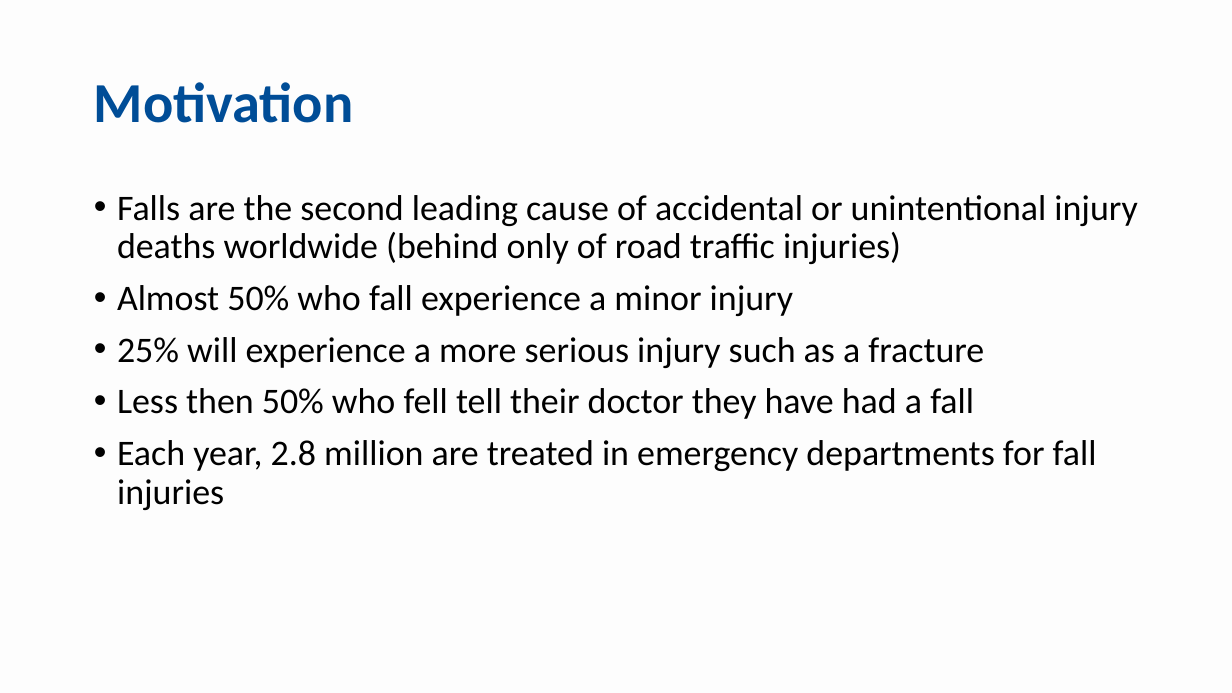
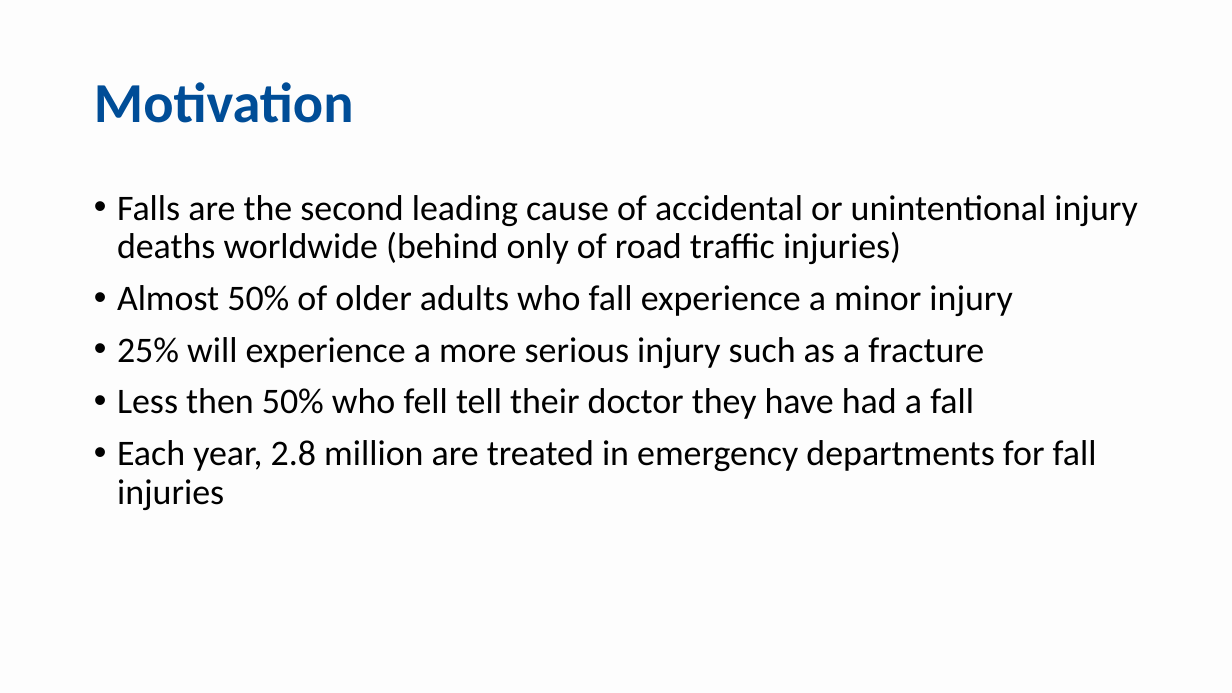
Before and after one commit to mdrmuhaimin/BigData2, a slide deck: slide 2 of docs/FallDetection.pptx. Drawn at 1232x693 pixels with LibreOffice and Linux fonts; fonts in the diff are those of the drawing. Boxes give left, top, right and bottom in pixels: in the first picture for what was removed or moved away, otherwise in the second. Text is boxed around its words. In the diff, an @@ line names an element or a change of style, - is before the commit and + after.

Commit message:
minor modification in the Motivation slide

```diff
--- a/docs/FallDetection.pptx
+++ b/docs/FallDetection.pptx
@@ text at <box>117,285,1012,316</box>: text changed @@
-• Almost 50% who fall experience a minor injury
+• Almost 50% of older adults who fall experience a minor injury
```
